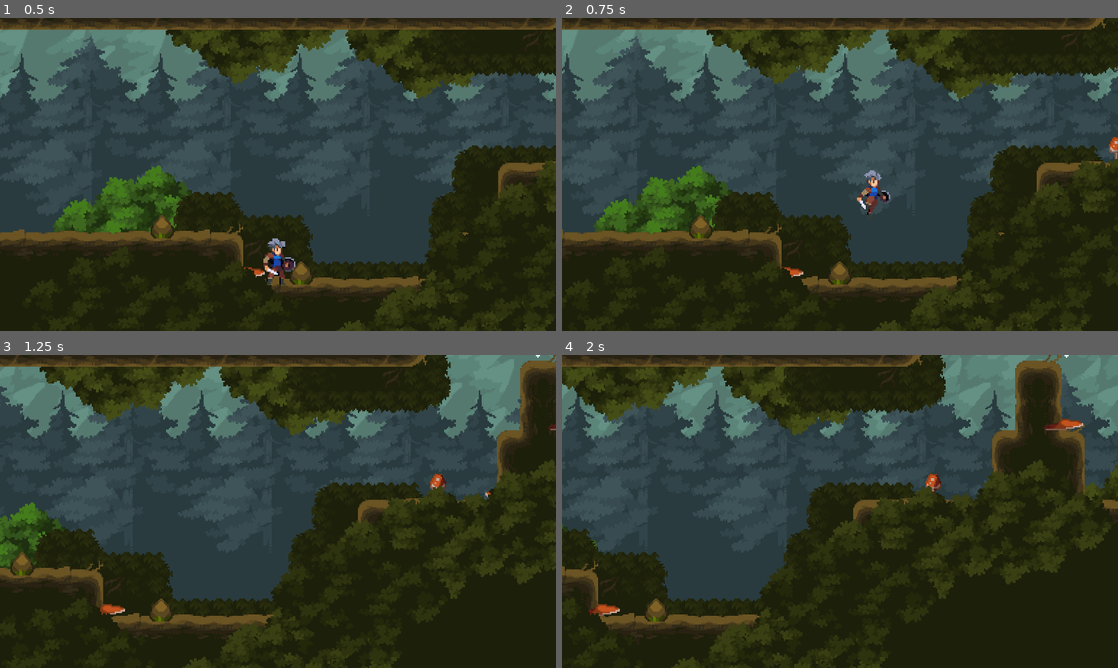
Above: before the commit, frames 1-4 (two rows, left to right).
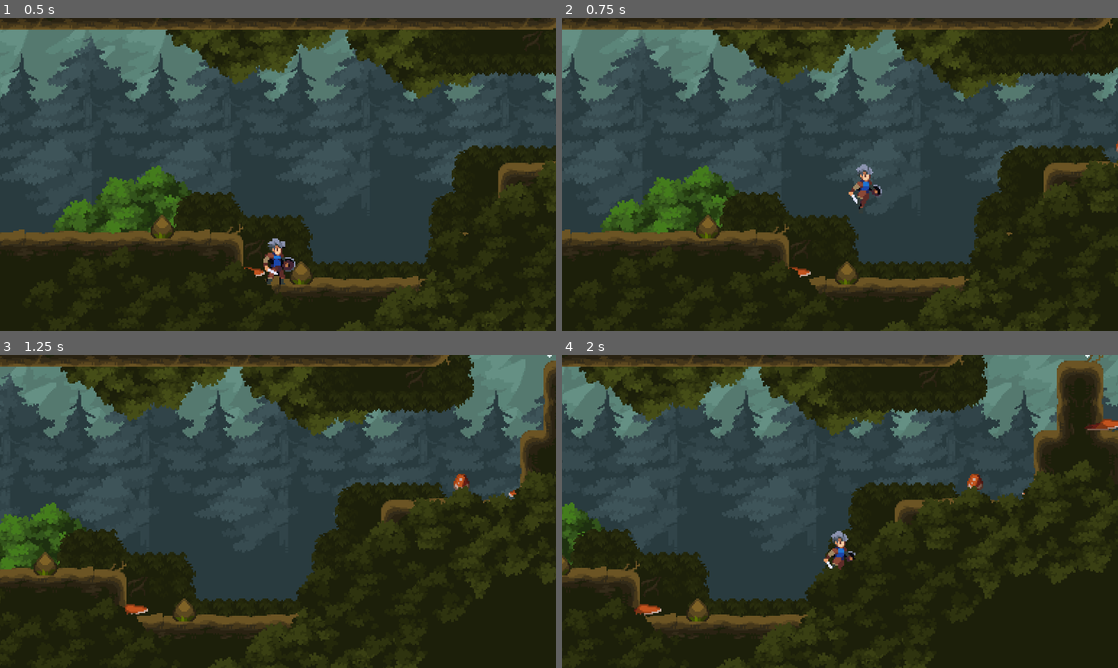
Above: after the commit, the same moments.

Repository: CafeKiller/legend_of_the_brave
Game: Godot game, scene res://world.tscn
Same seed, same stepped clock (60 frames per second), same inputs: the game is played once before the commit and once after it.
Inputs:
- Up to frame 1 (0.5 s): no input
- Up to frame 2 (0.75 s): hold D (move_right) from 0.53 s (still down); hold Space (jump) from 0.53 s (still down)
- Up to frame 3 (1.25 s): keep holding D (move_right); keep holding Space (jump)
- Up to frame 4 (2 s): keep holding D (move_right); release Space (jump) at 1.28 s; tap Space (jump) at 1.35, 1.52, 1.82 s

Frame 1 is identical in both runs. In frame 2, 8.8% of the frame differs, in the area x 0-100%, y 0-100%; in frame 3, 21%; in frame 4, 29%.

Commit message:
feat: [05] more rational and fluid movement

Diff:
--- a/player.gd
+++ b/player.gd
@@ -1,13 +1,33 @@
 extends CharacterBody2D
 
-const RUN_SPEED := 200.0;
-const JUMP_VELOCITY := -300.0;
+# 移动速度
+const RUN_SPEED := 160.0;
+# 地面移动加速度
+const FLOOR_ACCELERATION := RUN_SPEED / 0.2;
+# 空中移动加速度
+const AIR_ACCELERATION := RUN_SPEED / 0.02;
+# 跳跃加速速度
+const JUMP_VELOCITY := -320.0;
+
 
 # 重力 (此处读取项目设置中的默认值)
 var gravity := ProjectSettings.get("physics/2d/default_gravity") as float;
 
 @onready var sprite_2d: Sprite2D = $Sprite2D;
 @onready var animation_player: AnimationPlayer = $AnimationPlayer;
+@onready var coyot_timer: Timer = $CoyotTimer;
+@onready var jump_request_timer: Timer = $JumpRequestTimer;
+
+# 输入监听
+func _unhandled_input(event: InputEvent) -> void:
+	# 是否跳跃
+	if event.is_action_pressed("jump"):
+		jump_request_timer.start();
+
+	# 松开跳跃时，若当前起跳过高度没有达到最高的 2/1 则加速下落（存在小跳 / 大跳）
+	if event.is_action_released("jump")	and velocity.y < JUMP_VELOCITY /2:
+		velocity.y = JUMP_VELOCITY / 2;
+
 
 func _physics_process(delta: float) -> void:
 
@@ -15,25 +35,45 @@
 	# 我们可以采用这个数值来做方向
 	var direction := Input.get_axis("move_left", "move_right");
 
-	velocity.x = direction * RUN_SPEED;
+	# 位置移动
+	velocity.x = move_toward(velocity.x, direction * RUN_SPEED, current_use_acceleration() * delta);
 	velocity.y += gravity * delta;
 
-	hand_jump();
+	# 处理跳跃，并且获取当前跳跃状态： 是否为主动跳跃
+	var should_jump := hand_jump();
 
 	play_ani(direction);
 
+	# 是否离开地面
+	var was_on_floor := is_on_floor();
 	move_and_slide();
 
+	# 移动完毕后，对郊狼时间进行处理。
+	hand_coyot_timer(was_on_floor, should_jump);
+
+
 # 处理跳跃
-func hand_jump():
+func hand_jump() -> bool:
+	# 跳跃条件
+	var can_jump := is_on_floor() or coyot_timer.time_left > 0;
+
 	# 判断起跳条件
-	if is_on_floor() and Input.is_action_just_pressed("jump"):
+	if can_jump and jump_request_timer.time_left > 0:
 		velocity.y = JUMP_VELOCITY;
+
+		# 跳跃完毕后关闭定时器
+		coyot_timer.stop();
+		jump_request_timer.stop();
+
+		return true; # true 表示主动跳跃
+	return false;
+
 
 # 播放动画
 func play_ani(direction: float):
 	if is_on_floor():
-		if is_zero_approx(direction):
+		# is_zero_approx 可以校验数值是否为零，且修正float的精度问题
+		if is_zero_approx(direction) and is_zero_approx(velocity.x):
 			animation_player.play("idle");
 		else:
 			animation_player.play("running");
@@ -43,3 +83,20 @@
 	if not is_zero_approx(direction):
 		# 判断 direction 是否翻转镜像角色贴图
 		sprite_2d.flip_h = direction < 0;
+
+
+# 处理郊狼时间（郊狼时间即指：脱离地面边缘依旧存在跳跃时机）
+func hand_coyot_timer(was_on_floor, should_jump):
+	# 判断还是否在地面
+	if was_on_floor and not should_jump:
+		coyot_timer.start();
+	else:
+		coyot_timer.stop();
+
+
+# 当前的使用的加速度
+func current_use_acceleration() -> float:
+	if is_on_floor():
+		return FLOOR_ACCELERATION;
+	else:
+		return AIR_ACCELERATION;
--- a/player.tscn
+++ b/player.tscn
@@ -170,10 +170,10 @@
 
 [sub_resource type="AnimationLibrary" id="AnimationLibrary_2jmmf"]
 _data = {
-"RESET": SubResource("Animation_syqj7"),
-"idle": SubResource("Animation_qestf"),
-"jump": SubResource("Animation_e23gq"),
-"running": SubResource("Animation_3as30")
+&"RESET": SubResource("Animation_syqj7"),
+&"idle": SubResource("Animation_qestf"),
+&"jump": SubResource("Animation_e23gq"),
+&"running": SubResource("Animation_3as30")
 }
 
 [node name="Player" type="CharacterBody2D"]
@@ -192,5 +192,11 @@
 
 [node name="AnimationPlayer" type="AnimationPlayer" parent="."]
 libraries = {
-"": SubResource("AnimationLibrary_2jmmf")
-}
+&"": SubResource("AnimationLibrary_2jmmf")
+}
+
+[node name="CoyotTimer" type="Timer" parent="."]
+wait_time = 0.1
+one_shot = true
+
+[node name="JumpRequestTimer" type="Timer" parent="."]
--- a/world.tscn
+++ b/world.tscn
@@ -12,8 +12,6 @@
 5:0/0 = 0
 5:0/0/terrain_set = 0
 5:0/0/terrain = 0
-5:0/0/physics_layer_0/linear_velocity = Vector2(0, 0)
-5:0/0/physics_layer_0/angular_velocity = 0.0
 5:0/0/physics_layer_0/polygon_0/points = PackedVector2Array(-8, -8, 8, -8, 8, 8, -8, 8)
 5:0/0/terrains_peering_bit/bottom_left_corner = 0
 5:0/0/terrains_peering_bit/top_left_corner = 0
@@ -21,16 +19,12 @@
 6:0/0 = 0
 6:0/0/terrain_set = 0
 6:0/0/terrain = 0
-6:0/0/physics_layer_0/linear_velocity = Vector2(0, 0)
-6:0/0/physics_layer_0/angular_velocity = 0.0
 6:0/0/physics_layer_0/polygon_0/points = PackedVector2Array(-8, -8, 8, -8, 8, 8, -8, 8)
 6:0/0/terrains_peering_bit/top_left_corner = 0
 6:0/0/terrains_peering_bit/top_right_corner = 0
 7:0/0 = 0
 7:0/0/terrain_set = 0
 7:0/0/terrain = 0
-7:0/0/physics_layer_0/linear_velocity = Vector2(0, 0)
-7:0/0/physics_layer_0/angular_velocity = 0.0
 7:0/0/physics_layer_0/polygon_0/points = PackedVector2Array(-8, -8, 8, -8, 8, 8, -8, 8)
 7:0/0/terrains_peering_bit/bottom_right_corner = 0
 7:0/0/terrains_peering_bit/top_left_corner = 0
@@ -41,24 +35,18 @@
 10:0/0/terrain_set = 0
 10:0/0/terrain = 0
 10:0/0/probability = 0.3
-10:0/0/physics_layer_0/linear_velocity = Vector2(0, 0)
-10:0/0/physics_layer_0/angular_velocity = 0.0
 10:0/0/physics_layer_0/polygon_0/points = PackedVector2Array(-8, -8, 8, -8, 8, 8, -8, 8)
 10:0/0/terrains_peering_bit/bottom_left_corner = 0
 10:0/0/terrains_peering_bit/top_left_corner = 0
 5:1/0 = 0
 5:1/0/terrain_set = 0
 5:1/0/terrain = 0
-5:1/0/physics_layer_0/linear_velocity = Vector2(0, 0)
-5:1/0/physics_layer_0/angular_velocity = 0.0
 5:1/0/physics_layer_0/polygon_0/points = PackedVector2Array(-8, -8, 8, -8, 8, 8, -8, 8)
 5:1/0/terrains_peering_bit/bottom_left_corner = 0
 5:1/0/terrains_peering_bit/top_left_corner = 0
 7:1/0 = 0
 7:1/0/terrain_set = 0
 7:1/0/terrain = 0
-7:1/0/physics_layer_0/linear_velocity = Vector2(0, 0)
-7:1/0/physics_layer_0/angular_velocity = 0.0
 7:1/0/physics_layer_0/polygon_0/points = PackedVector2Array(-8, -8, 8, -8, 8, 8, -8, 8)
 7:1/0/terrains_peering_bit/bottom_right_corner = 0
 7:1/0/terrains_peering_bit/top_right_corner = 0
@@ -68,8 +56,6 @@
 10:1/0/terrain_set = 0
 10:1/0/terrain = 0
 10:1/0/probability = 0.3
-10:1/0/physics_layer_0/linear_velocity = Vector2(0, 0)
-10:1/0/physics_layer_0/angular_velocity = 0.0
 10:1/0/physics_layer_0/polygon_0/points = PackedVector2Array(-8, -8, 8, -8, 8, 8, -8, 8)
 10:1/0/terrains_peering_bit/bottom_left_corner = 0
 10:1/0/terrains_peering_bit/top_left_corner = 0
@@ -77,8 +63,6 @@
 0:2/0 = 0
 0:2/0/terrain_set = 0
 0:2/0/terrain = 0
-0:2/0/physics_layer_0/linear_velocity = Vector2(0, 0)
-0:2/0/physics_layer_0/angular_velocity = 0.0
 0:2/0/physics_layer_0/polygon_0/points = PackedVector2Array(-8, -8, 8, -8, 8, 8, -8, 8)
 0:2/0/terrains_peering_bit/bottom_right_corner = 0
 0:2/0/terrains_peering_bit/top_right_corner = 0
@@ -86,8 +70,6 @@
 2:2/0 = 0
 2:2/0/terrain_set = 0
 2:2/0/terrain = 0
-2:2/0/physics_layer_0/linear_velocity = Vector2(0, 0)
-2:2/0/physics_layer_0/angular_velocity = 0.0
 2:2/0/physics_layer_0/polygon_0/points = PackedVector2Array(-8, -8, 8, -8, 8, 8, -8, 8)
 2:2/0/terrains_peering_bit/bottom_right_corner = 0
 2:2/0/terrains_peering_bit/bottom_left_corner = 0
@@ -97,8 +79,6 @@
 3:2/0 = 0
 3:2/0/terrain_set = 0
 3:2/0/terrain = 0
-3:2/0/physics_layer_0/linear_velocity = Vector2(0, 0)
-3:2/0/physics_layer_0/angular_velocity = 0.0
 3:2/0/physics_layer_0/polygon_0/points = PackedVector2Array(-8, -8, 8, -8, 8, 8, -8, 8)
 3:2/0/terrains_peering_bit/bottom_right_corner = 0
 3:2/0/terrains_peering_bit/bottom_left_corner = 0
@@ -108,16 +88,12 @@
 4:2/0 = 0
 4:2/0/terrain_set = 0
 4:2/0/terrain = 0
-4:2/0/physics_layer_0/linear_velocity = Vector2(0, 0)
-4:2/0/physics_layer_0/angular_velocity = 0.0
 4:2/0/physics_layer_0/polygon_0/points = PackedVector2Array(-8, -8, 8, -8, 8, 8, -8, 8)
 4:2/0/terrains_peering_bit/bottom_left_corner = 0
 4:2/0/terrains_peering_bit/top_left_corner = 0
 5:2/0 = 0
 5:2/0/terrain_set = 0
 5:2/0/terrain = 0
-5:2/0/physics_layer_0/linear_velocity = Vector2(0, 0)
-5:2/0/physics_layer_0/angular_velocity = 0.0
 5:2/0/physics_layer_0/polygon_0/points = PackedVector2Array(-8, -8, 8, -8, 8, 8, -8, 8)
 5:2/0/terrains_peering_bit/bottom_right_corner = 0
 5:2/0/terrains_peering_bit/bottom_left_corner = 0
@@ -125,8 +101,6 @@
 7:2/0 = 0
 7:2/0/terrain_set = 0
 7:2/0/terrain = 0
-7:2/0/physics_layer_0/linear_velocity = Vector2(0, 0)
-7:2/0/physics_layer_0/angular_velocity = 0.0
 7:2/0/physics_layer_0/polygon_0/points = PackedVector2Array(-8, -8, 8, -8, 8, 8, -8, 8)
 7:2/0/terrains_peering_bit/bottom_right_corner = 0
 7:2/0/terrains_peering_bit/bottom_left_corner = 0
@@ -135,8 +109,6 @@
 0:3/0 = 0
 0:3/0/terrain_set = 0
 0:3/0/terrain = 0
-0:3/0/physics_layer_0/linear_velocity = Vector2(0, 0)
-0:3/0/physics_layer_0/angular_velocity = 0.0
 0:3/0/physics_layer_0/polygon_0/points = PackedVector2Array(-8, -8, 8, -8, 8, 8, -8, 8)
 0:3/0/terrains_peering_bit/bottom_right_corner = 0
 0:3/0/terrains_peering_bit/top_right_corner = 0
@@ -144,8 +116,6 @@
 1:3/0 = 0
 1:3/0/terrain_set = 0
 1:3/0/terrain = 0
-1:3/0/physics_layer_0/linear_velocity = Vector2(0, 0)
-1:3/0/physics_layer_0/angular_velocity = 0.0
 1:3/0/physics_layer_0/polygon_0/points = PackedVector2Array(-8, -8, 8, -8, 8, 8, -8, 8)
 1:3/0/terrains_peering_bit/bottom_right_corner = 0
 1:3/0/terrains_peering_bit/bottom_left_corner = 0
@@ -155,8 +125,6 @@
 2:3/0 = 0
 2:3/0/terrain_set = 0
 2:3/0/terrain = 0
-2:3/0/physics_layer_0/linear_velocity = Vector2(0, 0)
-2:3/0/physics_layer_0/angular_velocity = 0.0
 2:3/0/physics_layer_0/polygon_0/points = PackedVector2Array(-8, -8, 8, -8, 8, 8, -8, 8)
 2:3/0/terrains_peering_bit/bottom_right_corner = 0
 2:3/0/terrains_peering_bit/bottom_left_corner = 0
@@ -166,8 +134,6 @@
 3:3/0 = 0
 3:3/0/terrain_set = 0
 3:3/0/terrain = 0
-3:3/0/physics_layer_0/linear_velocity = Vector2(0, 0)
-3:3/0/physics_layer_0/angular_velocity = 0.0
 3:3/0/physics_layer_0/polygon_0/points = PackedVector2Array(-8, -8, 8, -8, 8, 8, -8, 8)
 3:3/0/terrains_peering_bit/bottom_right_corner = 0
 3:3/0/terrains_peering_bit/bottom_left_corner = 0
@@ -177,8 +143,6 @@
 4:3/0 = 0
 4:3/0/terrain_set = 0
 4:3/0/terrain = 0
-4:3/0/physics_layer_0/linear_velocity = Vector2(0, 0)
-4:3/0/physics_layer_0/angular_velocity = 0.0
 4:3/0/physics_layer_0/polygon_0/points = PackedVector2Array(-8, -8, 8, -8, 8, 8, -8, 8)
 4:3/0/terrains_peering_bit/bottom_left_corner = 0
 4:3/0/terrains_peering_bit/top_left_corner = 0
@@ -186,16 +150,12 @@
 0:4/0 = 0
 0:4/0/terrain_set = 0
 0:4/0/terrain = 0
-0:4/0/physics_layer_0/linear_velocity = Vector2(0, 0)
-0:4/0/physics_layer_0/angular_velocity = 0.0
 0:4/0/physics_layer_0/polygon_0/points = PackedVector2Array(-8, -8, 8, -8, 8, 8, -8, 8)
 0:4/0/terrains_peering_bit/top_right_corner = 0
 1:4/next_alternative_id = 2
 1:4/0 = 0
 1:4/0/terrain_set = 0
 1:4/0/terrain = 0
-1:4/0/physics_layer_0/linear_velocity = Vector2(0, 0)
-1:4/0/physics_layer_0/angular_velocity = 0.0
 1:4/0/physics_layer_0/polygon_0/points = PackedVector2Array(-8, -8, 8, -8, 8, 8, -8, 8)
 1:4/0/terrains_peering_bit/top_left_corner = 0
 1:4/0/terrains_peering_bit/top_right_corner = 0
@@ -203,8 +163,6 @@
 2:4/0 = 0
 2:4/0/terrain_set = 0
 2:4/0/terrain = 0
-2:4/0/physics_layer_0/linear_velocity = Vector2(0, 0)
-2:4/0/physics_layer_0/angular_velocity = 0.0
 2:4/0/physics_layer_0/polygon_0/points = PackedVector2Array(-8, -8, 8, -8, 8, 8, -8, 8)
 2:4/0/terrains_peering_bit/top_left_corner = 0
 2:4/0/terrains_peering_bit/top_right_corner = 0
@@ -212,8 +170,6 @@
 3:4/0 = 0
 3:4/0/terrain_set = 0
 3:4/0/terrain = 0
-3:4/0/physics_layer_0/linear_velocity = Vector2(0, 0)
-3:4/0/physics_layer_0/angular_velocity = 0.0
 3:4/0/physics_layer_0/polygon_0/points = PackedVector2Array(-8, -8, 8, -8, 8, 8, -8, 8)
 3:4/0/terrains_peering_bit/top_left_corner = 0
 3:4/0/terrains_peering_bit/top_right_corner = 0
@@ -221,15 +177,11 @@
 4:4/0 = 0
 4:4/0/terrain_set = 0
 4:4/0/terrain = 0
-4:4/0/physics_layer_0/linear_velocity = Vector2(0, 0)
-4:4/0/physics_layer_0/angular_velocity = 0.0
 4:4/0/physics_layer_0/polygon_0/points = PackedVector2Array(-8, -8, 8, -8, 8, 8, -8, 8)
 4:4/0/terrains_peering_bit/top_left_corner = 0
 1:2/0 = 0
 1:2/0/terrain_set = 0
 1:2/0/terrain = 0
-1:2/0/physics_layer_0/linear_velocity = Vector2(0, 0)
-1:2/0/physics_layer_0/angular_velocity = 0.0
 1:2/0/physics_layer_0/polygon_0/points = PackedVector2Array(-8, -8, 8, -8, 8, 8, -8, 8)
 1:2/0/terrains_peering_bit/bottom_right_corner = 0
 1:2/0/terrains_peering_bit/bottom_left_corner = 0
@@ -240,8 +192,6 @@
 6:1/0/texture_origin = Vector2i(0, 8)
 6:1/0/terrain_set = 0
 6:1/0/terrain = 0
-6:1/0/physics_layer_0/linear_velocity = Vector2(0, 0)
-6:1/0/physics_layer_0/angular_velocity = 0.0
 6:1/0/physics_layer_0/polygon_0/points = PackedVector2Array(-8, -8, 8, -8, 8, 8, -8, 8)
 6:1/0/terrains_peering_bit/bottom_right_corner = 0
 6:1/0/terrains_peering_bit/bottom_left_corner = 0
@@ -251,8 +201,6 @@
 8:0/0/terrain_set = 0
 8:0/0/terrain = 0
 8:0/0/probability = 0.3
-8:0/0/physics_layer_0/linear_velocity = Vector2(0, 0)
-8:0/0/physics_layer_0/angular_velocity = 0.0
 8:0/0/physics_layer_0/polygon_0/points = PackedVector2Array(-8, -8, 8, -8, 8, 8, -8, 8)
 8:0/0/terrains_peering_bit/bottom_right_corner = 0
 8:0/0/terrains_peering_bit/top_right_corner = 0
@@ -262,8 +210,6 @@
 8:1/0/terrain_set = 0
 8:1/0/terrain = 0
 8:1/0/probability = 0.3
-8:1/0/physics_layer_0/linear_velocity = Vector2(0, 0)
-8:1/0/physics_layer_0/angular_velocity = 0.0
 8:1/0/physics_layer_0/polygon_0/points = PackedVector2Array(-8, -8, 8, -8, 8, 8, -8, 8)
 8:1/0/terrains_peering_bit/bottom_right_corner = 0
 8:1/0/terrains_peering_bit/top_right_corner = 0
@@ -273,8 +219,6 @@
 0:0/0/texture_origin = Vector2i(0, 8)
 0:0/0/terrain_set = 0
 0:0/0/terrain = 0
-0:0/0/physics_layer_0/linear_velocity = Vector2(0, 0)
-0:0/0/physics_layer_0/angular_velocity = 0.0
 0:0/0/physics_layer_0/polygon_0/points = PackedVector2Array(-8, -8, 8, -8, 8, 8, -8, 8)
 0:0/0/terrains_peering_bit/bottom_right_corner = 0
 1:0/size_in_atlas = Vector2i(1, 2)
@@ -283,8 +227,6 @@
 1:0/0/texture_origin = Vector2i(0, 8)
 1:0/0/terrain_set = 0
 1:0/0/terrain = 0
-1:0/0/physics_layer_0/linear_velocity = Vector2(0, 0)
-1:0/0/physics_layer_0/angular_velocity = 0.0
 1:0/0/physics_layer_0/polygon_0/points = PackedVector2Array(-8, -8, 8, -8, 8, 8, -8, 8)
 1:0/0/terrains_peering_bit/bottom_right_corner = 0
 1:0/0/terrains_peering_bit/bottom_left_corner = 0
@@ -294,8 +236,6 @@
 2:0/0/texture_origin = Vector2i(0, 8)
 2:0/0/terrain_set = 0
 2:0/0/terrain = 0
-2:0/0/physics_layer_0/linear_velocity = Vector2(0, 0)
-2:0/0/physics_layer_0/angular_velocity = 0.0
 2:0/0/physics_layer_0/polygon_0/points = PackedVector2Array(-8, -8, 8, -8, 8, 8, -8, 8)
 2:0/0/terrains_peering_bit/bottom_right_corner = 0
 2:0/0/terrains_peering_bit/bottom_left_corner = 0
@@ -305,8 +245,6 @@
 3:0/0/texture_origin = Vector2i(0, 8)
 3:0/0/terrain_set = 0
 3:0/0/terrain = 0
-3:0/0/physics_layer_0/linear_velocity = Vector2(0, 0)
-3:0/0/physics_layer_0/angular_velocity = 0.0
 3:0/0/physics_layer_0/polygon_0/points = PackedVector2Array(-8, -8, 8, -8, 8, 8, -8, 8)
 3:0/0/terrains_peering_bit/bottom_right_corner = 0
 3:0/0/terrains_peering_bit/bottom_left_corner = 0
@@ -316,96 +254,62 @@
 4:0/0/texture_origin = Vector2i(0, 8)
 4:0/0/terrain_set = 0
 4:0/0/terrain = 0
-4:0/0/physics_layer_0/linear_velocity = Vector2(0, 0)
-4:0/0/physics_layer_0/angular_velocity = 0.0
 4:0/0/physics_layer_0/polygon_0/points = PackedVector2Array(-8, -8, 8, -8, 8, 8, -8, 8)
 4:0/0/terrains_peering_bit/bottom_left_corner = 0
 6:3/0 = 0
-6:3/0/physics_layer_0/linear_velocity = Vector2(0, 0)
-6:3/0/physics_layer_0/angular_velocity = 0.0
 7:3/0 = 0
-7:3/0/physics_layer_0/linear_velocity = Vector2(0, 0)
-7:3/0/physics_layer_0/angular_velocity = 0.0
 8:3/0 = 0
-8:3/0/physics_layer_0/linear_velocity = Vector2(0, 0)
-8:3/0/physics_layer_0/angular_velocity = 0.0
 9:3/0 = 0
-9:3/0/physics_layer_0/linear_velocity = Vector2(0, 0)
-9:3/0/physics_layer_0/angular_velocity = 0.0
 8:2/0 = 0
-8:2/0/physics_layer_0/linear_velocity = Vector2(0, 0)
-8:2/0/physics_layer_0/angular_velocity = 0.0
 9:2/0 = 0
-9:2/0/physics_layer_0/linear_velocity = Vector2(0, 0)
-9:2/0/physics_layer_0/angular_velocity = 0.0
 10:2/size_in_atlas = Vector2i(1, 2)
 10:2/0 = 0
 10:2/0/texture_origin = Vector2i(0, 8)
-10:2/0/physics_layer_0/linear_velocity = Vector2(0, 0)
-10:2/0/physics_layer_0/angular_velocity = 0.0
 9:4/0 = 0
 9:4/0/terrain_set = 0
 9:4/0/terrain = 1
-9:4/0/physics_layer_0/linear_velocity = Vector2(0, 0)
-9:4/0/physics_layer_0/angular_velocity = 0.0
 9:4/0/terrains_peering_bit/bottom_left_corner = 1
 9:4/0/terrains_peering_bit/top_left_corner = 1
 9:4/0/terrains_peering_bit/top_right_corner = 1
 9:5/0 = 0
 9:5/0/terrain_set = 0
 9:5/0/terrain = 1
-9:5/0/physics_layer_0/linear_velocity = Vector2(0, 0)
-9:5/0/physics_layer_0/angular_velocity = 0.0
 9:5/0/terrains_peering_bit/bottom_right_corner = 1
 9:5/0/terrains_peering_bit/bottom_left_corner = 1
 9:5/0/terrains_peering_bit/top_left_corner = 1
 9:6/0 = 0
 9:6/0/terrain_set = 0
 9:6/0/terrain = 1
-9:6/0/physics_layer_0/linear_velocity = Vector2(0, 0)
-9:6/0/physics_layer_0/angular_velocity = 0.0
 9:6/0/terrains_peering_bit/bottom_right_corner = 1
 9:7/0 = 0
 9:7/0/terrain_set = 0
 9:7/0/terrain = 1
-9:7/0/physics_layer_0/linear_velocity = Vector2(0, 0)
-9:7/0/physics_layer_0/angular_velocity = 0.0
 9:7/0/terrains_peering_bit/bottom_right_corner = 1
 9:7/0/terrains_peering_bit/top_right_corner = 1
 9:8/0 = 0
 9:8/0/terrain_set = 0
 9:8/0/terrain = 1
-9:8/0/physics_layer_0/linear_velocity = Vector2(0, 0)
-9:8/0/physics_layer_0/angular_velocity = 0.0
 9:8/0/terrains_peering_bit/top_right_corner = 1
 10:4/0 = 0
 10:4/0/terrain_set = 0
 10:4/0/terrain = 1
-10:4/0/physics_layer_0/linear_velocity = Vector2(0, 0)
-10:4/0/physics_layer_0/angular_velocity = 0.0
 10:4/0/terrains_peering_bit/bottom_right_corner = 1
 10:4/0/terrains_peering_bit/top_left_corner = 1
 10:4/0/terrains_peering_bit/top_right_corner = 1
 10:5/0 = 0
 10:5/0/terrain_set = 0
 10:5/0/terrain = 1
-10:5/0/physics_layer_0/linear_velocity = Vector2(0, 0)
-10:5/0/physics_layer_0/angular_velocity = 0.0
 10:5/0/terrains_peering_bit/bottom_right_corner = 1
 10:5/0/terrains_peering_bit/bottom_left_corner = 1
 10:5/0/terrains_peering_bit/top_right_corner = 1
 10:6/0 = 0
 10:6/0/terrain_set = 0
 10:6/0/terrain = 1
-10:6/0/physics_layer_0/linear_velocity = Vector2(0, 0)
-10:6/0/physics_layer_0/angular_velocity = 0.0
 10:6/0/terrains_peering_bit/bottom_right_corner = 1
 10:6/0/terrains_peering_bit/bottom_left_corner = 1
 10:7/0 = 0
 10:7/0/terrain_set = 0
 10:7/0/terrain = 1
-10:7/0/physics_layer_0/linear_velocity = Vector2(0, 0)
-10:7/0/physics_layer_0/angular_velocity = 0.0
 10:7/0/terrains_peering_bit/bottom_right_corner = 1
 10:7/0/terrains_peering_bit/bottom_left_corner = 1
 10:7/0/terrains_peering_bit/top_left_corner = 1
@@ -413,16 +317,12 @@
 10:8/0 = 0
 10:8/0/terrain_set = 0
 10:8/0/terrain = 1
-10:8/0/physics_layer_0/linear_velocity = Vector2(0, 0)
-10:8/0/physics_layer_0/angular_velocity = 0.0
 10:8/0/terrains_peering_bit/top_left_corner = 1
 10:8/0/terrains_peering_bit/top_right_corner = 1
 11:4/0 = 0
 11:4/0/terrain_set = 0
 11:4/0/terrain = 1
 11:4/0/probability = 0.3
-11:4/0/physics_layer_0/linear_velocity = Vector2(0, 0)
-11:4/0/physics_layer_0/angular_velocity = 0.0
 11:4/0/terrains_peering_bit/bottom_right_corner = 1
 11:4/0/terrains_peering_bit/bottom_left_corner = 1
 11:4/0/terrains_peering_bit/top_left_corner = 1
@@ -431,8 +331,6 @@
 11:5/0/terrain_set = 0
 11:5/0/terrain = 1
 11:5/0/probability = 0.3
-11:5/0/physics_layer_0/linear_velocity = Vector2(0, 0)
-11:5/0/physics_layer_0/angular_velocity = 0.0
 11:5/0/terrains_peering_bit/bottom_right_corner = 1
 11:5/0/terrains_peering_bit/bottom_left_corner = 1
 11:5/0/terrains_peering_bit/top_left_corner = 1
@@ -440,28 +338,20 @@
 11:6/0 = 0
 11:6/0/terrain_set = 0
 11:6/0/terrain = 1
-11:6/0/physics_layer_0/linear_velocity = Vector2(0, 0)
-11:6/0/physics_layer_0/angular_velocity = 0.0
 11:6/0/terrains_peering_bit/bottom_left_corner = 1
 11:7/0 = 0
 11:7/0/terrain_set = 0
 11:7/0/terrain = 1
-11:7/0/physics_layer_0/linear_velocity = Vector2(0, 0)
-11:7/0/physics_layer_0/angular_velocity = 0.0
 11:7/0/terrains_peering_bit/bottom_left_corner = 1
 11:7/0/terrains_peering_bit/top_left_corner = 1
 11:8/0 = 0
 11:8/0/terrain_set = 0
 11:8/0/terrain = 1
-11:8/0/physics_layer_0/linear_velocity = Vector2(0, 0)
-11:8/0/physics_layer_0/angular_velocity = 0.0
 11:8/0/terrains_peering_bit/top_left_corner = 1
 12:4/0 = 0
 12:4/0/terrain_set = 0
 12:4/0/terrain = 1
 12:4/0/probability = 0.3
-12:4/0/physics_layer_0/linear_velocity = Vector2(0, 0)
-12:4/0/physics_layer_0/angular_velocity = 0.0
 12:4/0/terrains_peering_bit/bottom_right_corner = 1
 12:4/0/terrains_peering_bit/bottom_left_corner = 1
 12:4/0/terrains_peering_bit/top_left_corner = 1
@@ -470,8 +360,6 @@
 12:5/0/terrain_set = 0
 12:5/0/terrain = 1
 12:5/0/probability = 0.3
-12:5/0/physics_layer_0/linear_velocity = Vector2(0, 0)
-12:5/0/physics_layer_0/angular_velocity = 0.0
 12:5/0/terrains_peering_bit/bottom_right_corner = 1
 12:5/0/terrains_peering_bit/bottom_left_corner = 1
 12:5/0/terrains_peering_bit/top_left_corner = 1
@@ -498,18 +386,8 @@
 layer_0/name = "Background"
 layer_0/tile_data = PackedInt32Array(589819, 720896, 8, 524283, 720896, 7, 458747, 720896, 7, 393211, 720896, 6, 589818 …(12763 unchanged characters)…
 layer_1/name = "Geometry"
-layer_1/enabled = true
-layer_1/modulate = Color(1, 1, 1, 1)
-layer_1/y_sort_enabled = false
-layer_1/y_sort_origin = 0
-layer_1/z_index = 0
 layer_1/tile_data = PackedInt32Array(1245247, 131072, 4, 1179711, 65536, 3, 1114175, 196608, 2, 1245246, 196608, 4, 117 …(44762 unchanged characters)…
 layer_2/name = "Foreground"
-layer_2/enabled = true
-layer_2/modulate = Color(1, 1, 1, 1)
-layer_2/y_sort_enabled = false
-layer_2/y_sort_origin = 0
-layer_2/z_index = 0
 layer_2/tile_data = PackedInt32Array(983037, 393216, 3, 917512, 393216, 3, 1048590, 393216, 3, 1048596, 458752, 3, 7209 …(416 unchanged characters)…
 
 [node name="Player" parent="." instance=ExtResource("2_itdkr")]
@@ -521,6 +399,8 @@
 editor_draw_drag_margin = true
 
 [node name="Decorations" type="Node2D" parent="."]
+metadata/_edit_lock_ = true
+metadata/_edit_group_ = true
 
 [node name="Background" type="ParallaxBackground" parent="Decorations"]
 
Not shown, added: player.gd.uid
Not shown: 1 places in player.tscn that only renumber resources
Not shown, added: world.gd.uid
Not shown: 1 places in world.tscn that only renumber resources
